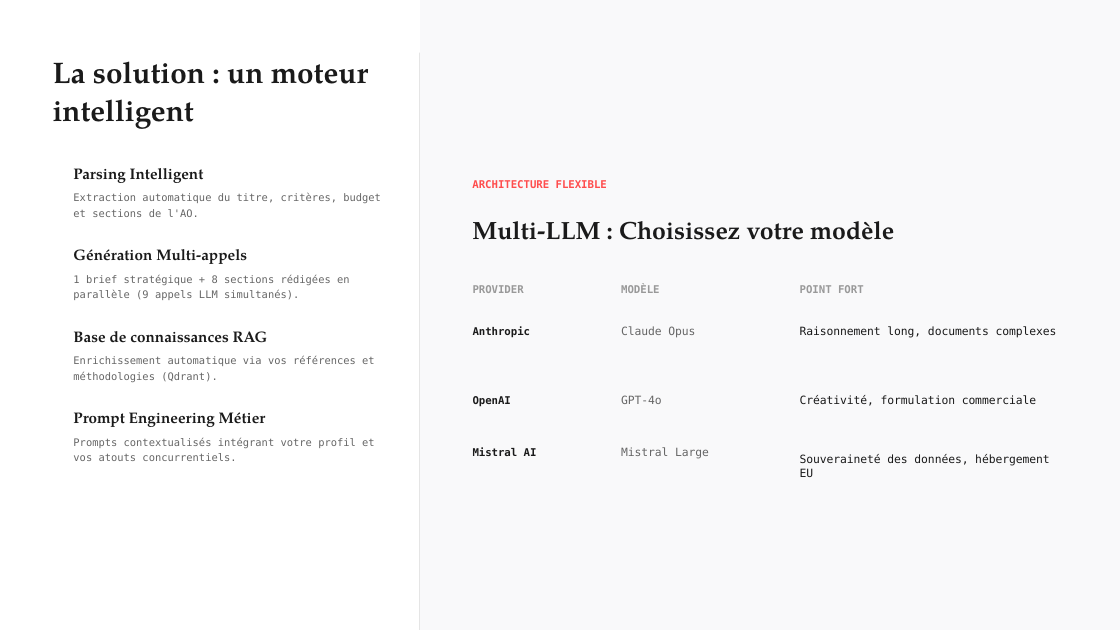
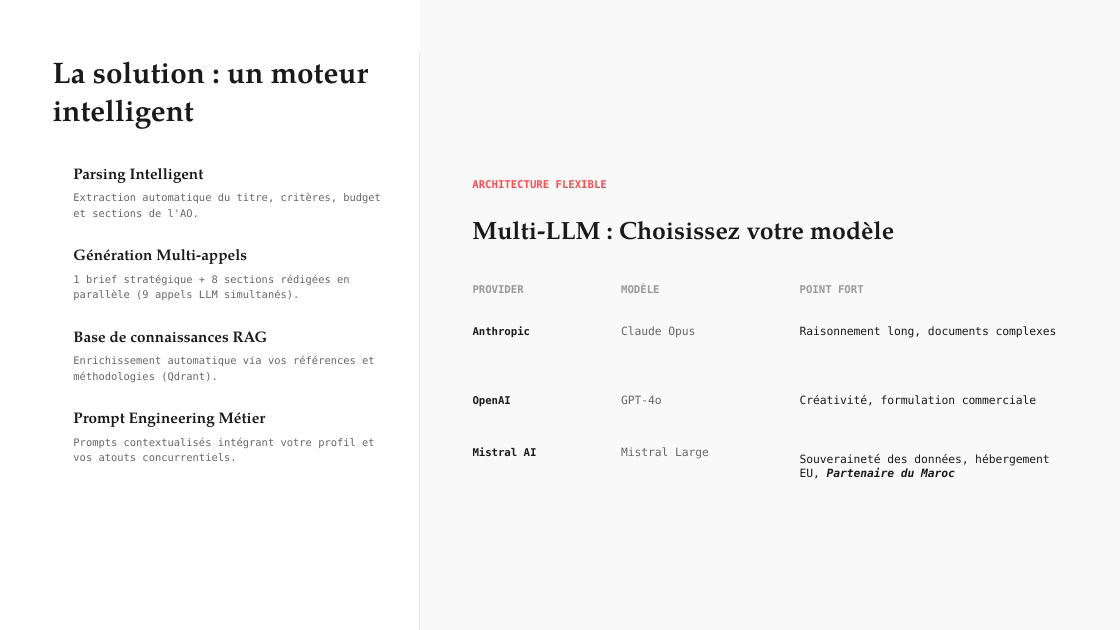
Before and after one commit to Ahmed123359/Adjuja, a slide deck: slide 4 of conception/5. Pitch/OffrIA.pptx. Drawn at 1120x630 pixels with LibreOffice and Linux fonts; fonts in the diff are those of the drawing; background and template pictures are left out. Boxes give left, top, right and bottom in pixels: in the first picture for what was removed or moved away, otherwise in the second. Text is boxed around its words. In the diff, an @@ line names an element or a change of style, - is before the commit and + after.

```diff
--- a/conception/5. Pitch/OffrIA.pptx
+++ b/conception/5. Pitch/OffrIA.pptx
@@ text at <box>800,454,1049,479</box>: text changed @@
-Souveraineté des données, hébergement EU
+Souveraineté des données, hébergement EU, Partenaire du Maroc
```
Also in this commit, not shown: 1 other slide changed, 7 other files.
